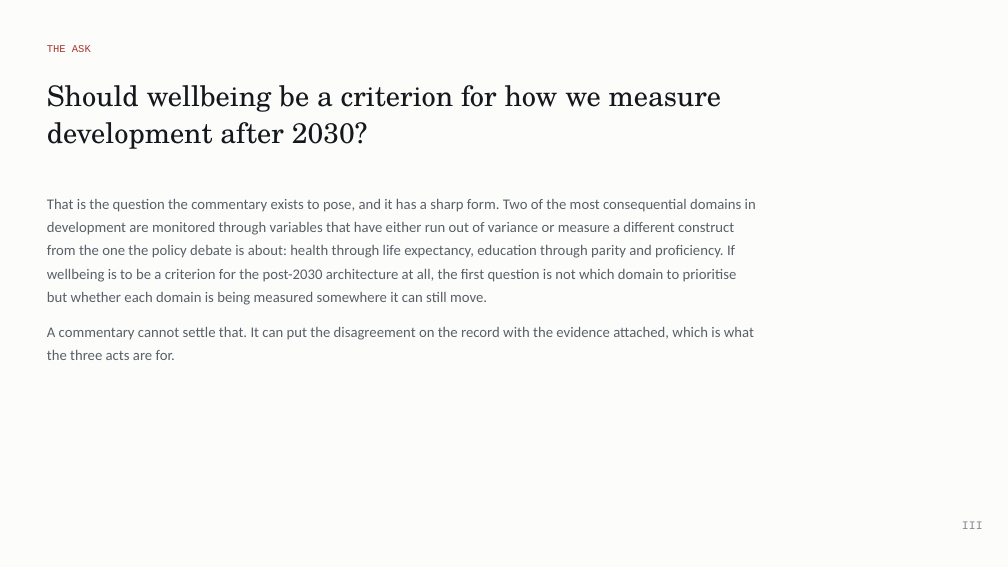
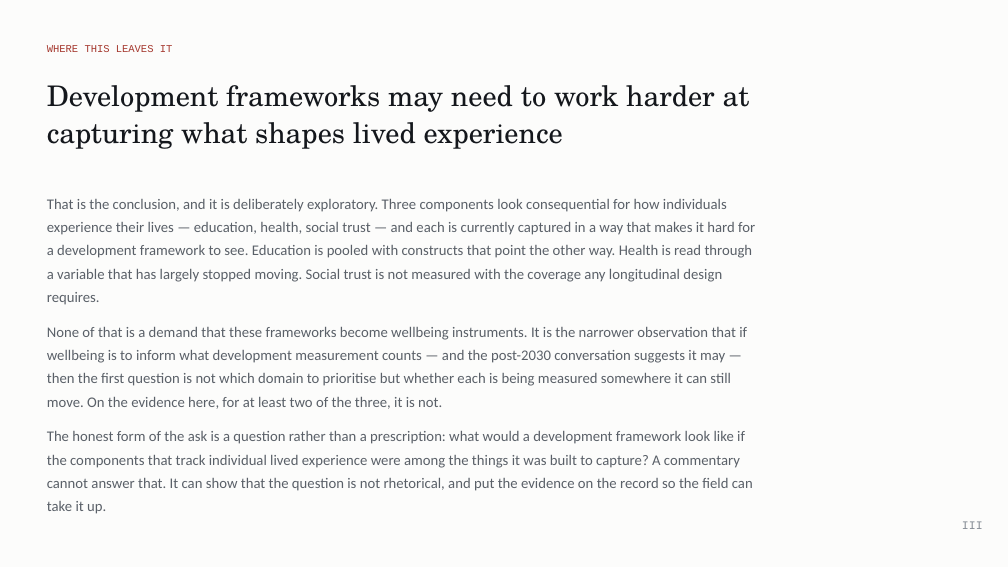
Before and after one commit to cwejnert/HDI-Happiness, a slide deck: slide 35 of deck/Measured_Where_It_Varies.pptx. Drawn at 1008x567 pixels with LibreOffice and Linux fonts; fonts in the diff are those of the drawing. Boxes give left, top, right and bottom in pixels: in the first picture for what was removed or moved away, otherwise in the second. Text is boxed around its words. In the diff, an @@ line names an element or a change of style, - is before the commit and + after.

```diff
--- a/deck/Measured_Where_It_Varies.pptx
+++ b/deck/Measured_Where_It_Varies.pptx
@@ text at (x1=47, y1=45, x2=173, y2=52): text changed @@
-THE ASK
+WHERE THIS LEAVES IT
@@ text at (x1=47, y1=85, x2=750, y2=149): text changed @@
-Should wellbeing be a criterion for how we measure development after 2030?
+Development frameworks may need to work harder at capturing what shapes lived experience
@@ text at (x1=47, y1=199, x2=755, y2=514): text changed @@
-That is the question the commentary exists to pose, and it has a sharp form. Two of the most consequential domains in development are monitored through variables that have either run out of variance or measure a different construct from the one the policy debate is about: health through life expectancy, education through parity and proficiency. If wellbeing is to be a criterion for the post-2030 architecture at all, the first question is not which domain to prioritise but whether each domain is being measured somewhere it can still move.
-A commentary cannot settle that. It can put the disagreement on the record with the evidence attached, which is what the three acts are for.
+That is the conclusion, and it is deliberately exploratory. Three components look consequential for how individuals experience their lives — education, health, social trust — and each is currently captured in a way that makes it hard for a development framework to see. Education is pooled with constructs that point the other way. Health is read through a variable that has largely stopped moving. Social trust is not measured with the coverage any longitudinal design requires.
+None of that is a demand that these frameworks become wellbeing instruments. It is the narrower observation that if wellbeing is to inform what development measurement counts — and the post-2030 conversation suggests it may — then the first question is not which domain to prioritise but whether each is being measured somewhere it can still move. On the evidence here, for at least two of the three, it is not.
+The honest form of the ask is a question rather than a prescription: what would a development framework look like if the components that track individual lived experience were among the things it was built to capture? A commentary cannot answer that. It can show that the question is not rhetorical, and put the evidence on the record so the field can take it up.
```
Also in this commit, not shown: 10 other slides changed, 4 other files.
